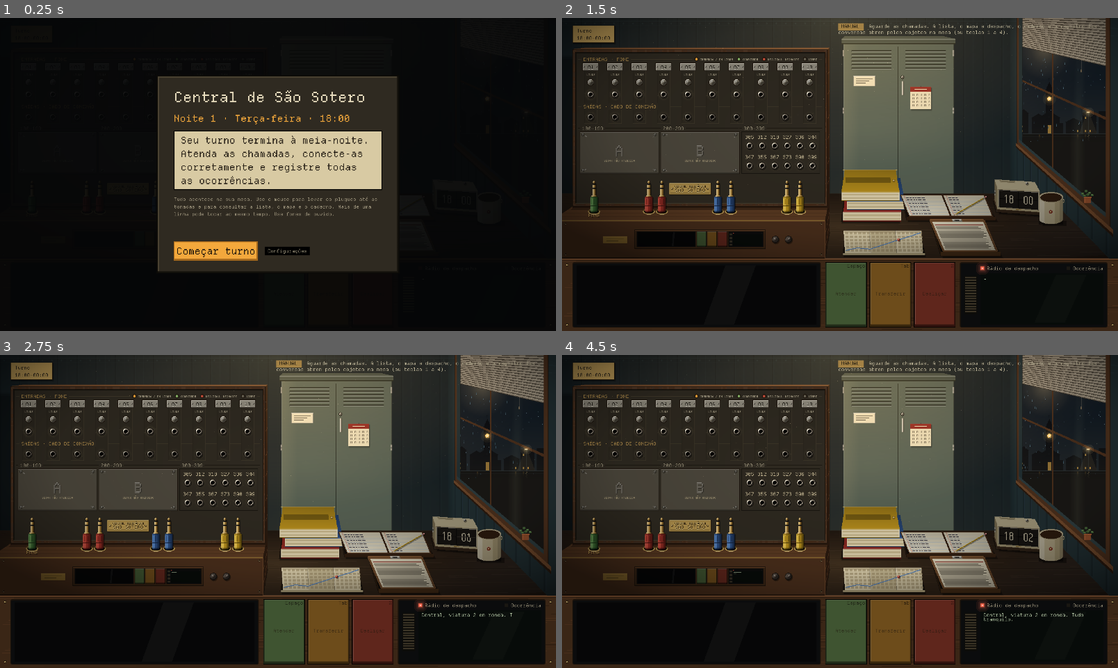
Above: before the commit, frames 1-4 (two rows, left to right).
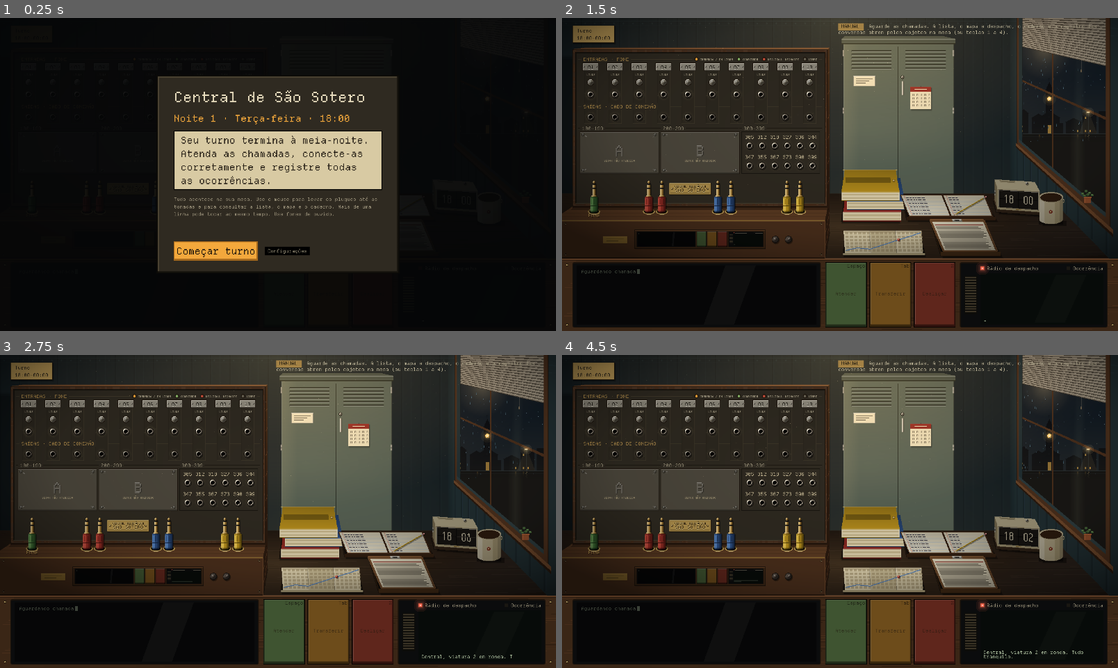
Above: after the commit, the same moments.

Repository: MendelDdS/Project-Switchboard
Game: Godot game, scene res://scenes/app.tscn
Same seed, same stepped clock (60 frames per second), same inputs: the game is played once before the commit and once after it.
Inputs (mouse positions are in pixels of both pictures, inside the frame that each line leads up to):
- Up to frame 1 (0.25 s): no input
- Up to frame 2 (1.5 s): tap Enter at 0.5 s; drag from (840, 174) to (895, 105) at 0.52 s; click "Começar turno" at 1.25 s
- Up to frame 3 (2.75 s): drag from (139, 464) to (250, 574) at 2.02 s
- Up to frame 4 (4.5 s): move the mouse to (895, 442) at 2.77 s; hold X (hang_up) 2.78-3.5 s; tap 1 (tab_directory) at 2.85 s; click (895, 442) at 2.92 s; click "Lista telefônica" at 3.5 s; drag from (812, 574) to (673, 464) at 4.27 s

The runs differ from the first frame. In frame 2, less than 0.1% of the frame differs, in the area x 3-77%, y 68-97%; in frame 3, 0.2%; in frame 4, 0.3%, in the area x 3-94%, y 68-98%.

Commit message:
improve(#0000): improve radio

Diff:
--- a/scenes/ui/radio.tscn
+++ b/scenes/ui/radio.tscn
@@ -183,17 +183,31 @@
 size_flags_vertical = 3
 theme_override_styles/panel = SubResource("StyleBoxFlat_1")
 
-[node name="Screen" type="Label" parent="HBox/Side/ScreenBox"]
-unique_name_in_owner = true
-custom_minimum_size = Vector2(0, 40)
-layout_mode = 2
-size_flags_vertical = 1
+[node name="Lines" type="VBoxContainer" parent="HBox/Side/ScreenBox"]
+layout_mode = 2
+theme_override_constants/separation = 2
+
+[node name="History" type="RichTextLabel" parent="HBox/Side/ScreenBox/Lines"]
+unique_name_in_owner = true
+layout_mode = 2
+size_flags_vertical = 3
+mouse_filter = 2
+bbcode_enabled = true
+scroll_active = false
+vertical_alignment = 2
+theme_override_fonts/normal_font = ExtResource("2_vt323_regula")
+theme_override_font_sizes/normal_font_size = 11
+theme_override_constants/line_separation = -2
+
+[node name="Screen" type="Label" parent="HBox/Side/ScreenBox/Lines"]
+unique_name_in_owner = true
+custom_minimum_size = Vector2(0, 13)
+layout_mode = 2
 theme_override_fonts/font = ExtResource("2_vt323_regula")
 theme_override_colors/font_color = Color(0.7176, 0.7882, 0.6588, 1)
 theme_override_font_sizes/font_size = 11
 theme_override_constants/line_spacing = -4
 text = "…"
-clip_text = true
 autowrap_mode = 3
 
 [node name="Glass" type="Control" parent="HBox/Side/ScreenBox"]
--- a/scripts/t.gd
+++ b/scripts/t.gd
@@ -36,6 +36,7 @@
 	SHIFT_HOURS,
 	BOARD_INPUTS,
 	BOARD_OUTPUTS,
+	CONSOLE_IDLE,
 	BOARD_MAKER,
 	BOARD_PLATE_NOTICE,
 	LEGEND_RING,
--- a/scripts/ui/console_mini.gd
+++ b/scripts/ui/console_mini.gd
@@ -10,7 +10,6 @@
 const BORDER := Color(0.1, 0.07, 0.045)
 const INK := {"op": Color("8dbb6c"), "sys": Color("9a917a"), "ghost": Color("c6d3c4")}   # a cor de quem fala, como na tela
 const TEXT := Color("e6dbbd")
-const RADIO_TEXT := Color(0.7176, 0.7882, 0.6588)
 
 var phone: PhonePanel
 
@@ -37,7 +36,7 @@
 	_screen(at.call(phone.screen))
 	for b in phone.keys():
 		_key(at.call(b), b)
-	_radio(at.call(phone.radio))
+	_radio(at)
 
 
 ## A tela da conversa: apagada sem ligação; com uma, as últimas falas viram traços (o nome na cor de quem fala e a fala
@@ -59,6 +58,8 @@
 			draw_rect(Rect2(inner.position.x + name_w + 2.0, y, roundf(w), 1), INK["sys"] if l["cls"] == "sys" else TEXT)
 	else:
 		draw_rect(inner, Color(0, 0, 0, 0.45))
+		if fmod(Time.get_ticks_msec() / 1000.0, ScreenGlass.BLINK * 2.0) < ScreenGlass.BLINK:   # o cursor esperando
+			draw_rect(Rect2(inner.position + Vector2(2, 2), Vector2(1, 2)), ScreenGlass.IDLE_INK)
 	var x := inner.position.x + inner.size.x * 0.62   # o reflexo do vidro
 	draw_colored_polygon(PackedVector2Array([Vector2(x, inner.position.y), Vector2(x + 4, inner.position.y),
 		Vector2(x + 1, inner.end.y), Vector2(x - 3, inner.end.y)]), Color(1, 1, 1, 0.05))
@@ -76,22 +77,65 @@
 	draw_rect(Rect2(r.position + Vector2(1, 1), Vector2(r.size.x - 2, 1)), col.lightened(0.3))
 
 
-## O rádio: o alto-falante em fendas, as duas luzes como estão e a tela, com traços enquanto ele fala.
-func _radio(r: Rect2) -> void:
-	_block(r)
-	var inner := r.grow(-2)
-	for y in range(int(inner.position.y) + 1, int(inner.end.y) - 1, 2):   # o alto-falante
-		draw_rect(Rect2(inner.position.x + 1, y, 6, 1), Color(0.2353, 0.2078, 0.1529))
-	var lamps := phone.radio.lamps()
-	draw_rect(Rect2(inner.position.x + 9, inner.position.y + 1, 2, 2), lamps[0])
-	draw_rect(Rect2(inner.end.x - 3, inner.position.y + 1, 2, 2), lamps[1])
-	var scr := Rect2(inner.position.x + 9, inner.position.y + 5, inner.size.x - 10, inner.size.y - 6)
-	draw_rect(scr, Color(0.03, 0.045, 0.035))
-	var text := phone.radio.screen_text()
-	if text.length() > 1:
-		for i in mini(3, ceili(text.length() / 30.0)):
-			var w := minf(scr.size.x - 2.0, (text.length() - i * 30) * 0.4)
-			draw_rect(Rect2(scr.position.x + 1, scr.position.y + 1 + i * 3, roundf(w), 1), RADIO_TEXT)
+## O rádio, peça por peça no lugar de cada uma no rádio de verdade (`Radio.parts`): o alto-falante em fendas, as
+## duas luzes como estão, as legendas em traços apagados e a tela com as mesmas linhas, quebradas na largura dela como
+## lá (`_wrap`): as mensagens anteriores, apagadas, em cima, e a de agora embaixo.
+func _radio(at: Callable) -> void:
+	var radio := phone.radio
+	var p := radio.parts()
+	_block(at.call(radio))
+	var grill: Rect2 = at.call(p["grill"])
+	for y in range(int(grill.position.y), int(grill.end.y), 2):
+		draw_rect(Rect2(grill.position.x, y, grill.size.x, 1), Color(0.2353, 0.2078, 0.1529))
+	var lamps := radio.lamps()
+	for i in 2:
+		var lr: Rect2 = at.call(p[["led", "alert"][i]])
+		draw_rect(Rect2(lr.position, lr.size.max(Vector2(2, 2))), lamps[i])
+	for key in ["caption", "alert_label"]:
+		var label: Label = p[key]
+		var lr: Rect2 = at.call(label)
+		draw_rect(Rect2(lr.position.x, roundf(lr.get_center().y), lr.size.x, 1), Color(Pal.DIM, 0.6) * label.modulate)   # o rótulo tem a largura do texto
+	draw_rect(at.call(p["box"]), Color(0.03, 0.045, 0.035))
+	var k: float = (at.call(radio) as Rect2).size.x / maxf(1.0, radio.size.x)
+	var lines := radio.lines()
+	var now: Array = lines.pop_back()
+	var hr: Rect2 = at.call(p["history"])
+	var rows := []   # [comprimento em caracteres, cor], de cima para baixo
+	for l in lines:
+		for n in _wrap(l[0], (p["history"] as Control).size.x):
+			rows.append([n, l[1]])
+	var pitch := maxf(2.0, roundf(13.0 * k))
+	var y := hr.end.y - rows.size() * pitch
+	for row in rows:
+		if y >= hr.position.y:
+			draw_rect(Rect2(hr.position.x, y, roundf(row[0] * _char_w() * k), 1), row[1])
+		y += pitch
+	var sr: Rect2 = at.call(p["screen"])
+	y = sr.position.y
+	for n in _wrap(now[0], (p["screen"] as Control).size.x):
+		draw_rect(Rect2(sr.position.x, y, maxf(1.0, roundf(n * _char_w() * k)), 1), now[1])
+		y += pitch
+
+
+## Os comprimentos (em caracteres) das linhas de `text` quebrado por palavra numa largura de `width` px, como a tela faz.
+func _wrap(text: String, width: float) -> PackedInt32Array:
+	var per := maxi(1, floori(width / _char_w()))
+	var out := PackedInt32Array()
+	var cur := 0
+	for word in text.split(" ", false):
+		var add := word.length() if cur == 0 else cur + 1 + word.length()
+		if cur > 0 and add > per:
+			out.append(cur)
+			cur = word.length()
+		else:
+			cur = add
+	if cur > 0:
+		out.append(cur)
+	return out
+
+
+func _char_w() -> float:
+	return Pal.mono.get_string_size("M", HORIZONTAL_ALIGNMENT_LEFT, -1, 11).x
 
 
 ## Um bloco do console: a tela escura com a borda dele.
--- a/scripts/ui/phone_panel.gd
+++ b/scripts/ui/phone_panel.gd
@@ -37,6 +37,8 @@
 	_transfer.pressed.connect(transfer_pressed.emit)
 	_hangup.pressed.connect(hangup_pressed.emit)
 	set_buttons(false, false, false)
+	_glass.idle = T.Key.CONSOLE_IDLE   # sem ligação, a tela espera com o cursor piscando
+	_glass.off = true
 	_transcript.resized.connect(_fit)   # as opções e os avisos ganham ou perdem fileiras: cabe mais ou menos conversa
 
 
--- a/scripts/ui/radio.gd
+++ b/scripts/ui/radio.gd
@@ -3,10 +3,12 @@
 ## Rádio de despacho, o último bloco do painel de baixo (uma tela do console, `HudPanel`, com o alto-falante e o
 ## vidro): mostra as mensagens das viaturas uma por vez, com voz de rádio. A luz de ocorrência mostra a emergência em
 ## andamento; com o operador fora da linha dela, o rádio inteiro acende (`alert`). A miniatura da mesa comutadora
-## copia as luzes e a tela (`lamps`, `screen_text`).
+## copia as luzes e a tela (`lamps`, `screen_text`). Acima da mensagem de agora ficam as anteriores (`HISTORY`), cada
+## uma mais apagada que a seguinte: dá para reler o que a viatura disse sem abrir o mapa.
 
 @onready var _led: ColorRect = %Led
 @onready var _screen: Label = %Screen
+@onready var _history_label: RichTextLabel = %History
 @onready var _alert_lamp: ColorRect = %Alert
 @onready var _alert_label: Label = %AlertLabel
 
@@ -18,6 +20,7 @@
 const ALERT_COLORS := [Pal.GREEN, Pal.AMBER, Pal.RED]   # estágios da barra de agravamento
 const ALERT_BLINK := 1.4   # segundos piscando quando o estágio muda (no vermelho, pisca sempre)
 const PULSE_HZ := [0.7, 1.2, 2.2]   # moldura: pulsa mais rápido quanto pior o estágio
+const HISTORY := 4   # mensagens anteriores guardadas na tela (aparecem as que couberem, as mais novas)
 
 var _queue: Array[String] = []
 var _busy := false
@@ -27,11 +30,15 @@
 var _blink := 0.0
 var _t := 0.0
 var _screen_color: Color
+var _history: Array[String] = []
+var _last := ""   ## a mensagem que está na tela (vai para o histórico quando outra chega)
+var _shown := 0   # quantas do histórico couberam
 
 
 func _ready() -> void:
 	(%Glass as ScreenGlass).off = false
 	_screen_color = _screen.get_theme_color("font_color")
+	_history_label.resized.connect(_show_history)
 	for lamp in [_led, _alert_lamp]:
 		lamp.add_to_group("bloom")
 
@@ -65,6 +72,7 @@
 	_alert_label.modulate = ALERT_COLORS[_alert] if _alert >= 0 else Color.WHITE
 	if not _busy:
 		if _away != "":
+			_archive()
 			_screen.text = _away
 			_screen.add_theme_color_override("font_color", ALERT_COLORS[_alert])
 			_away_shown = true
@@ -82,6 +90,26 @@
 
 func screen_text() -> String:
 	return _screen.text
+
+
+## As peças do rádio, para a miniatura copiar o lugar de cada uma.
+func parts() -> Dictionary:
+	return {"grill": $HBox/Grill, "led": _led, "caption": $HBox/Side/Head/Caption, "alert": _alert_lamp,
+		"alert_label": _alert_label, "box": $HBox/Side/ScreenBox, "history": _history_label, "screen": _screen}
+
+
+## O que a tela mostra: as mensagens anteriores que couberam, de cima para baixo, e a de agora, como [texto, cor].
+func lines() -> Array:
+	var out := []
+	for i in range(_history.size() - _shown, _history.size()):
+		out.append([_history[i], _history_color(i)])
+	out.append([_screen.text, _screen.get_theme_color("font_color")])
+	return out
+
+
+## A mensagem `i` do histórico: cada uma mais apagada que a seguinte.
+func _history_color(i: int) -> Color:
+	return Color(_screen_color, 0.65 - (_history.size() - 1 - i) * 0.15)
 
 
 func _draw() -> void:
@@ -107,6 +135,7 @@
 		_led.color = LED_OFF
 		return
 	_busy = true
+	_archive()
 	_away_shown = false
 	_screen.add_theme_color_override("font_color", _screen_color)
 	var t: String = _queue.pop_front()
@@ -120,8 +149,33 @@
 		rv = Sfx.speak_char("r", t, i, rv, false, screen_x())
 		await get_tree().create_timer(0.032 * Settings.char_delay(), false).timeout
 	Sfx.static_burst(-2.0, screen_x())
+	_last = t
 	said.emit(t)
 	await get_tree().create_timer(1.6, false).timeout
 	_led.color = LED_OFF
 	await get_tree().create_timer(0.4, false).timeout
 	_next()
+
+
+## A mensagem da tela vai para o histórico, acima (quando chega outra ou o aviso de ocorrência toma a tela).
+func _archive() -> void:
+	if _last == "":
+		return
+	_history.append(_last)
+	_last = ""
+	_history = _history.slice(-HISTORY)
+	_show_history()
+
+
+## As mensagens anteriores, a mais nova embaixo e cada uma mais apagada que a seguinte; as que couberem inteiras.
+func _show_history() -> void:
+	var n := _history.size()
+	while true:
+		var s := ""
+		for i in range(_history.size() - n, _history.size()):
+			s += "[color=#%s]%s[/color]\n" % [_history_color(i).to_html(), _history[i]]
+		_history_label.text = s.trim_suffix("\n")
+		if n == 0 or _history_label.get_content_height() <= _history_label.size.y:
+			break
+		n -= 1
+	_shown = n
--- a/scripts/ui/screen_glass.gd
+++ b/scripts/ui/screen_glass.gd
@@ -1,17 +1,42 @@
 class_name ScreenGlass
 extends Control
-## O vidro de uma tela embutida no console (a da conversa): um reflexo na diagonal sempre e, desligada (`off`, sem
-## ligação no painel), o vidro escuro, como uma tela apagada em vez de uma caixa vazia.
+## O vidro de uma tela embutida no console: um reflexo na diagonal sempre e, desligada (`off`, sem ligação no
+## painel), o vidro escuro. Com `idle`, a tela desligada continua ligada esperando, como um terminal antigo: o aviso
+## bem apagado e o cursor piscando (a da conversa; sem ele parecia só um retângulo escuro).
+
+const IDLE_INK := Color(0.72, 0.79, 0.66, 0.3)
+const BLINK := 0.53   # s: o cursor aceso, depois apagado
 
 var off := true:
 	set(v):
 		off = v
+		set_process(off and idle != -1)
+		queue_redraw()
+var idle := -1   ## o aviso de espera (`T.Key`; -1 = sem aviso)
+var _blink_on := true
+
+
+func _ready() -> void:
+	set_process(off and idle != -1)
+
+
+func _process(_delta: float) -> void:
+	var lit := fmod(Time.get_ticks_msec() / 1000.0, BLINK * 2.0) < BLINK
+	if lit != _blink_on:
+		_blink_on = lit
 		queue_redraw()
 
 
 func _draw() -> void:
 	if off:
 		draw_rect(Rect2(Vector2.ZERO, size), Color(0, 0, 0, 0.45))
+		if idle != -1:
+			var text := T.text(idle)
+			var at := Vector2(10, 18)
+			draw_string(Pal.mono, at, text, HORIZONTAL_ALIGNMENT_LEFT, -1, 11, IDLE_INK)
+			if _blink_on:
+				var w := Pal.mono.get_string_size(text, HORIZONTAL_ALIGNMENT_LEFT, -1, 11).x
+				draw_rect(Rect2(at.x + w + 3, at.y - 9, 6, 11), IDLE_INK)
 	var x := size.x * 0.62
 	draw_colored_polygon(PackedVector2Array([Vector2(x, 0), Vector2(x + 70, 0), Vector2(x + 20, size.y), Vector2(x - 50, size.y)]),
 		Color(1, 1, 1, 0.035 if off else 0.02))
--- a/scripts/ui/switchboard.gd
+++ b/scripts/ui/switchboard.gd
@@ -296,6 +296,7 @@
 var _rub_in := 0.0
 var _rub_x := 0.0
 var _rub_fone := 0.0
+var _drawn := []   # o que estava à mostra no último desenho (`_look`)
 
 
 func _ready() -> void:
@@ -652,7 +653,29 @@
 			_fade("l%d" % n, _lamp(exchange.line(n), ms, fone_line() == n), delta)
 		for d in dest_nums:
 			_fade("d%d" % d, _dest_lamp(exchange.dest(d), ms), delta)
-	queue_redraw()
+	var moving := held != -1 or not (_loose.is_empty() and _pushed.is_empty() and _pulled.is_empty())
+	for e in ropes:
+		moving = moving or not ropes[e].has("sleep")
+	var now := _look()
+	if moving or now != _drawn:
+		_drawn = now
+		queue_redraw()
+
+
+## O que a mesa mostra parada: muda, ela se redesenha (com algo se mexendo, a cada quadro). Parada, fica o desenho
+## guardado (as luzes do `Bloom` também ficam: ele guarda as de quem desenha até a próxima vez).
+func _look() -> Array:
+	var levels := PackedFloat32Array()
+	for key in _lit:
+		var lt: Array = _lit[key]
+		levels.append_array([lt[1], (lt[0] as Color).r, (lt[0] as Color).g])
+	var states := PackedInt32Array()
+	if exchange != null:
+		for n in range(1, 11):
+			states.append(exchange.line(n))
+		for d in dest_nums:
+			states.append(exchange.dest(d))
+	return [size, ends.duplicate(), _hover, levels, states, Time.get_ticks_msec() < info_until, info_line, GameData.sectors.duplicate()]
 
 
 ## Onde o fio entra no plug.
--- a/translations/ui.csv
+++ b/translations/ui.csv
@@ -33,6 +33,7 @@
 18:00–00:00"
 BOARD_INPUTS,ENTRADAS · FONE,INPUTS · HEADSET,ENTRADAS · AURICULAR
 BOARD_OUTPUTS,SAÍDAS · CABO DE CONEXÃO,OUTPUTS · PATCH CORD,SALIDAS · CABLE DE CONEXIÓN
+CONSOLE_IDLE,Aguardando chamada,Waiting for a call,Esperando llamada
 BOARD_MAKER,CENTRAL TELEFÔNICA,TELEPHONE EXCHANGE,CENTRAL TELEFÓNICA
 BOARD_PLATE_NOTICE,SETOR NÃO ATENDIDO,SECTOR NOT IN SERVICE,SECTOR SIN SERVICIO
 LEGEND_RING,chamando / em linha,ringing / on the line,llamando / en línea
Binary file changed: translations/ui.en.translation
Binary file changed: translations/ui.es.translation
Binary file changed: translations/ui.pt_BR.translation
Not shown, changed: CLAUDE.md
